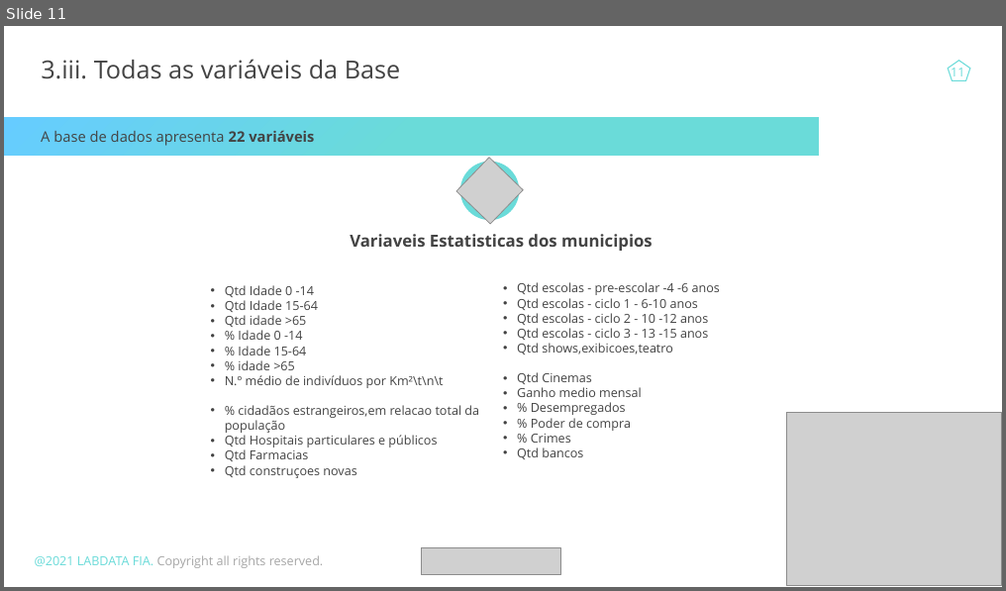
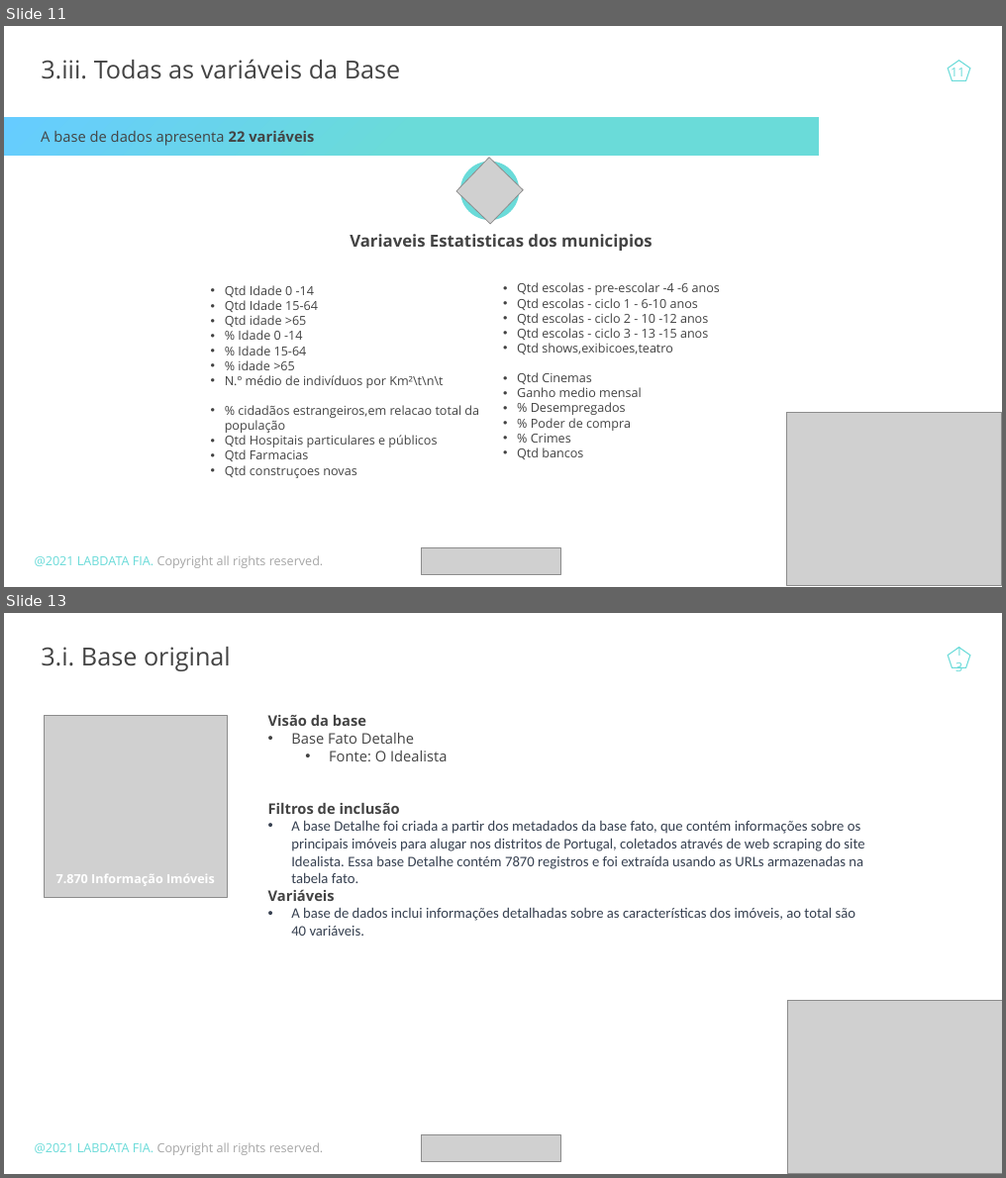
Before and after one commit to johnosd/MPAlugueisLisboa, a slide deck: Docs/TCC John Costa.pptx. Shown one above the other, each under a label of ours: slide 11 before the commit, slides 11 and 13 after it; the slides between them are not shown. The pictures are 1006x591 and 1006x1178 pixels, drawn with LibreOffice and Linux fonts; fonts in the diff are those of the drawing; grey boxes stand for pictures. Boxes give left, top, right and bottom in pixels: in the first picture for what was removed or moved away, otherwise in the second. Text is boxed around its words. In the diff, an @@ line names an element or a change of style, - is before the commit and + after.

```diff
--- a/Docs/TCC John Costa.pptx
+++ b/Docs/TCC John Costa.pptx
@@ slide 13 added at (x1=4, y1=613, x2=1002, y2=1174), background #FFFFFF @@
@@ text added at (x1=41, y1=647, x2=231, y2=671), 24 pt, text #434343 @@
+3.i. Base original
@@ page number added at (x1=948, y1=645, x2=970, y2=674), 12 pt, text #6ADBD9 @@
+13
@@ pentagon added at (x1=948, y1=648, x2=970, y2=668), outline #6ADBD9 1 pt @@
@@ picture added at (x1=44, y1=715, x2=227, y2=897) @@
@@ text added at (x1=268, y1=715, x2=864, y2=936), 14 pt, text #374151 @@
+Visão da base
+• Base Fato Detalhe
+  • Fonte: O Idealista
+Filtros de inclusão
+• A base Detalhe foi criada a partir dos metadados da base fato, que contém informações sobre os principais imóveis para alugar nos distritos de Portugal, coletados através de web scraping do site Idealista. Essa base Detalhe contém 7870 registros e foi extraída usando as URLs armazenadas na tabela fato.
+Variáveis
+• A base de dados inclui informações detalhadas sobre as características dos imóveis, ao total são 40 variáveis.
@@ text added at (x1=56, y1=874, x2=215, y2=886), 12 pt, text #FFFFFF, bold @@
+7.870 Informação Imóveis
@@ picture added at (x1=787, y1=1001, x2=1002, y2=1173) @@
@@ text added at (x1=35, y1=1143, x2=324, y2=1156), 12 pt, text #A6A6A6 @@
+@2021 LABDATA FIA. Copyright all rights reserved.
@@ picture added at (x1=421, y1=1136, x2=561, y2=1162) @@
```
Also in this commit, not shown: 2 slides changed, 2 other slides added, 2 slides removed, 20 other files.
